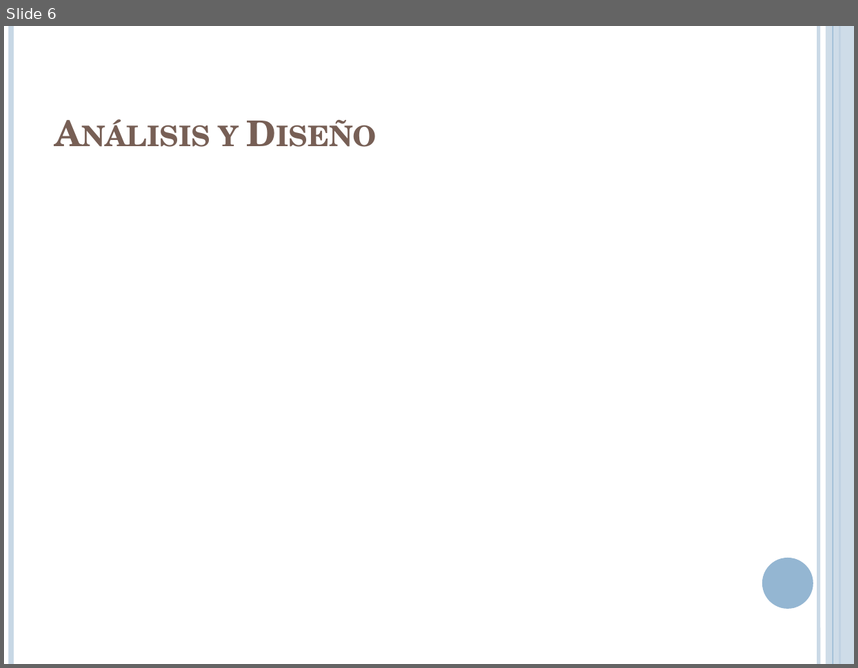
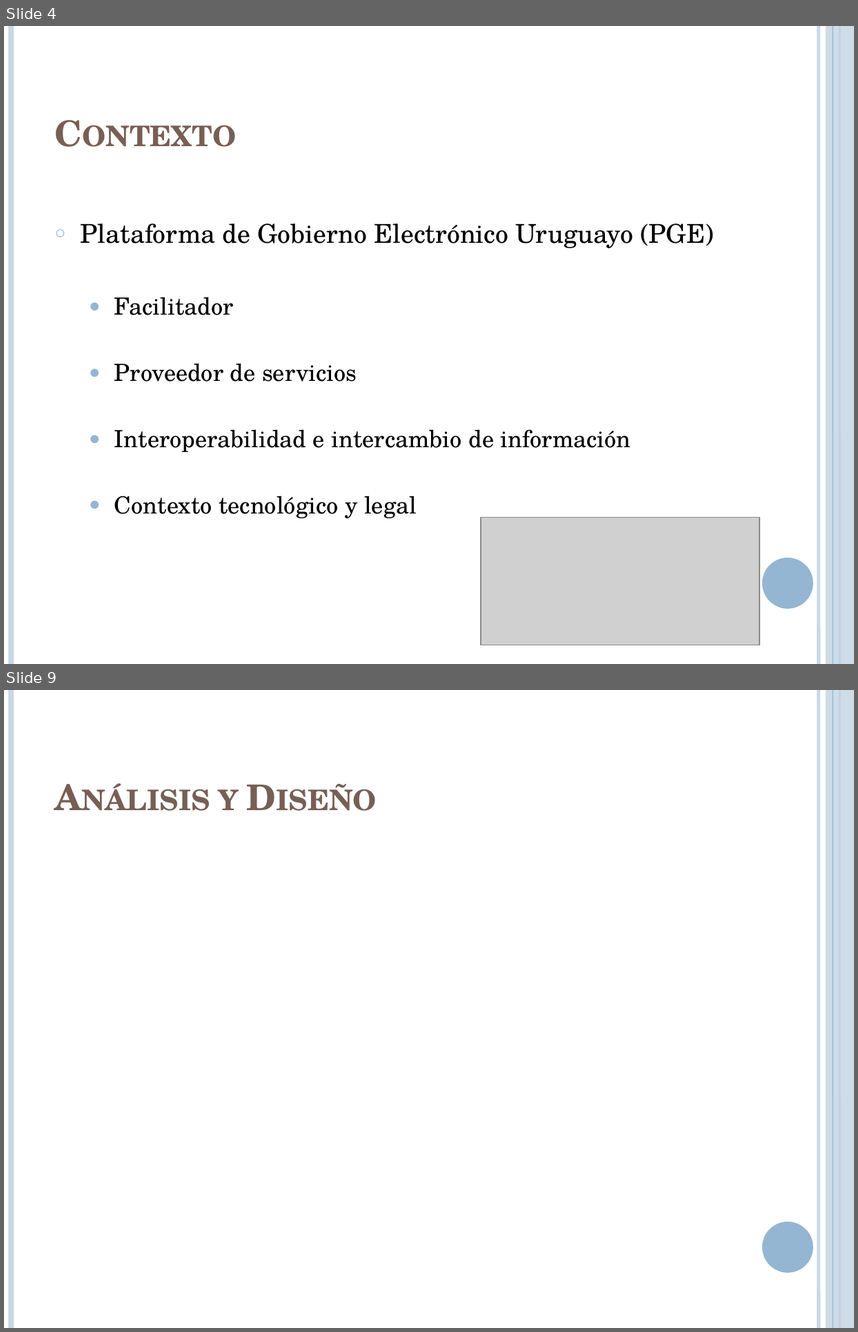
Before and after one commit to lcpaso1/integracion-gis-pge, a slide deck: Presentacion.pptx. Shown one above the other, each under a label of ours: slide 6 before the commit, slides 4 and 9 after it; the slides between them are not shown. The pictures are 858x668 and 858x1332 pixels, drawn with LibreOffice and Linux fonts; fonts in the diff are those of the drawing; grey boxes stand for pictures. Boxes give left, top, right and bottom in pixels: in the first picture for what was removed or moved away, otherwise in the second. Text is boxed around its words. In the diff, an @@ line names an element or a change of style, - is before the commit and + after.

```diff
--- a/Presentacion.pptx
+++ b/Presentacion.pptx
@@ slide 4 added at bbox=[4, 26, 854, 664], background #FFFFFF; not listed: 6 template elements that a slide beside it also shows @@
@@ title added at bbox=[47, 52, 741, 158], 30 pt, text #775F55, bold, small capitals @@
+Contexto
@@ text added at bbox=[81, 223, 713, 518], 20 pt, text #000000 @@
+○ Plataforma de Gobierno Electrónico Uruguayo (PGE)
+  ● Facilitador
+  ● Proveedor de servicios
+  ● Interoperabilidad e intercambio de información
+  ● Contexto tecnológico y legal
@@ picture added at bbox=[481, 517, 760, 645] @@
@@ what was slide 6 is now slide 9 @@
```
Also in this commit, not shown: 2 slides changed, 7 other slides added, 3 slides removed.
